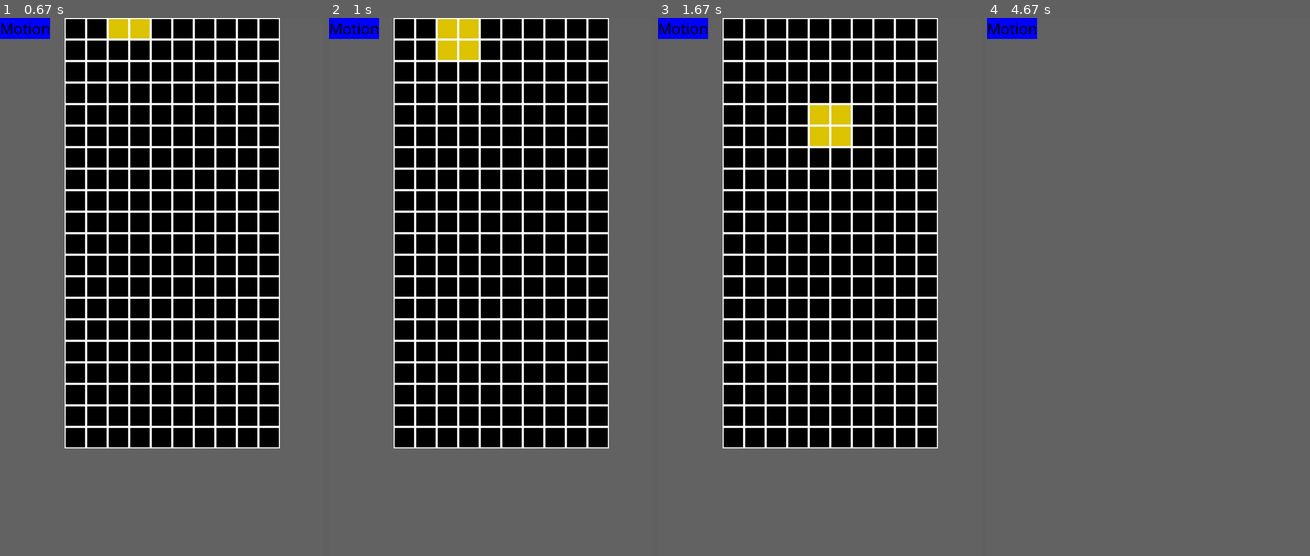
Above: before the commit, frames 1-4 (left to right).
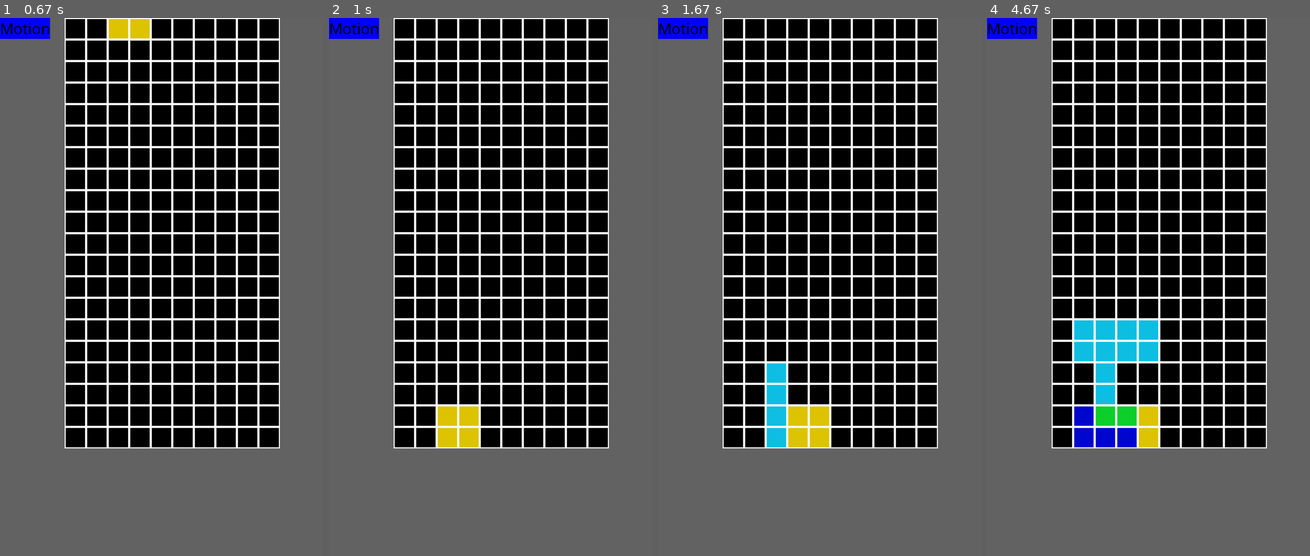
Above: after the commit, the same moments.

Repository: loboyd/pybrix
Game: pygame game, started from src/pybrix.py
Same seed, same stepped clock (60 frames per second), same inputs: the game is played once before the commit and once after it.
Inputs:
- Up to frame 1 (0.67 s): tap 1 at 0.33 s
- Up to frame 2 (1 s): tap Space at 0.67 s
- Up to frame 3 (1.67 s): hold Z 1-1.47 s; hold Right 1-1.47 s; tap Space at 1.07, 1.37, 1.57 s; hold Z from 1.5 s (still down); hold Right from 1.5 s (still down)
- Up to frame 4 (4.67 s): tap Space at 1.87, 2.57, 2.87, 3.07, 3.37, 3.63, 3.97, 4.27, 4.4 s; release Z at 1.97 s; release Right at 1.97 s; hold Right 2.5-2.97 s; hold Left 3-3.53 s; hold Down 3.57-3.87 s; hold Left 3.9-4.3 s; hold Right from 4.33 s (still down)

Frame 1 is identical in both runs. In frame 2, 1.9% of the frame differs, in the area x 33-47%, y 0-80%; in frame 3, 2.8%; in frame 4, 53%, in the area x 20-87%, y 0-80%.

Commit message:
completed basic controls and board popoulation

Diff:
--- a/src/pybrix.py
+++ b/src/pybrix.py
@@ -6,7 +6,7 @@
 import sys
 import os
 import tetromino as tet
-from random import sample
+from random import randint
 
 # add src to path before import pybrix stuff
 cwd = os.getcwd()[:-4]
@@ -89,7 +89,7 @@
     return;
 
 def push_upcoming_tet(upcoming_tets, board, screen):
-    r = sample([0,1,2,3,4,5,6],1)[0]
+    r = randint(0,6)
     upcoming_tets.append(tet.Tetromino(r, board, screen))
     return r;
 
@@ -106,7 +106,10 @@
     return;
 
 def pop_upcoming_tet(upcoming_tets):
-    return upcoming_tets.pop(0);
+    f = open("testing.out","a")
+    s = upcoming_tets.pop(0)
+    f.write("\n"+str(s.shape))
+    return s;
 
 def state_movedown():   # Should move active piece down one row
     global current_state
@@ -118,6 +121,8 @@
         current_state+=1
     else:
         current_state = state.NEWPIECE
+        active_tet.add_to_board()
+        b.draw()
     return;
 
 def state_motion():     # Should respond to user instructions: translate, rotate, drop pieces
@@ -138,8 +143,10 @@
                 active_tet.rotate(1)
             elif event.type == pygame.KEYDOWN and event.key == pygame.K_x:
                 active_tet.rotate(0)
+            elif event.type == pygame.KEYDOWN and event.key == pygame.K_DOWN:
+                active_tet.drop()
             elif event.type == pygame.KEYDOWN and event.key == pygame.K_SPACE:
-                active_tet.drop()
+                active_tet.droppp()
                 #current_state = state.CLEARROWS
             b.draw()
             active_tet.draw()
--- a/src/tetromino.py
+++ b/src/tetromino.py
@@ -59,6 +59,19 @@
             return False
         return True
 
+    def droppp(self):
+        """advance tetromino by all rows"""
+        self.undraw()
+        while 1:
+            self.position = (self.position[0], self.position[1]+1)
+            # check for board collisions
+            self.check_board_collision()
+            # undo drop if found
+            if self.board_collision:
+                self.position = (self.position[0], self.position[1]-1)
+                self.board_collision = False
+                return False
+
     def get_block_positions(self):
         """returns a list of all board locations used by a tetromino
         NOT COMPLETED"""
@@ -84,8 +97,6 @@
         # check for board collisions
         self.check_board_collision()
         # if found, undo translation
-        f = open("testing.out","a")
-        f.write("translate")
         if self.board_collision:
             self.position = (self.position[0]-t, self.position[1])
             self.board_collision = False
@@ -119,12 +130,9 @@
 
     def check_board_collision(self):
         blocks = self.get_block_positions()
-        f = open("testing.out","a")
-        f.write(str(self.board.shape[0]))
         for block in blocks:
             u,v = map(int,block)
             ushift = 3
-            f.write("\n"+str(u)+ " " + str(v))
             if u < ushift or u >= (self.board.shape[1]+ushift):
                 self.board_collision = True
             elif v >= self.board.shape[0]:
@@ -132,6 +140,15 @@
             elif self.board.grid[v,u-ushift] != -1:
                 self.board_collision = True
         return self.board_collision
+
+    def add_to_board(self):
+        blocks = self.get_block_positions()
+        ushift = 3
+        for block in blocks:
+            u,v = map(int,block)
+            self.board.grid[v,u-ushift] = self.shape
+        return;
+
 
 
 def rotate_blocks(blocks,r):
Not shown, changed: src/testing.out
